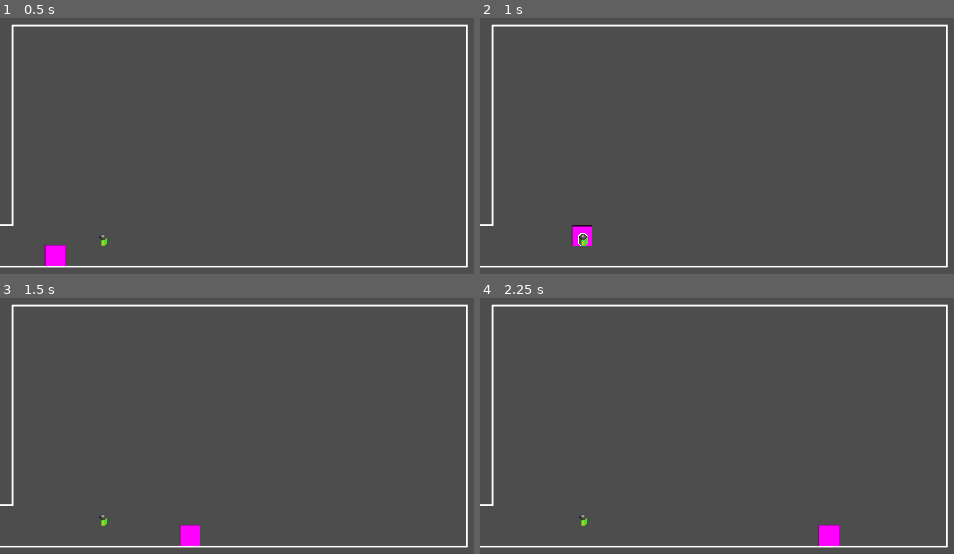
Above: before the commit, frames 1-4 (two rows, left to right).
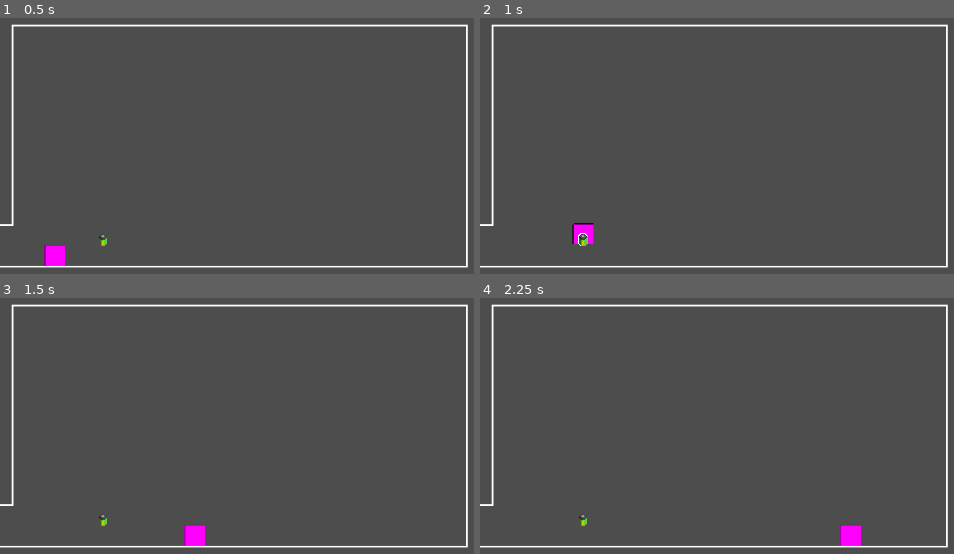
Above: after the commit, the same moments.

Repository: ashtherz/roots
Game: Godot game, scene res://scenes/platformer.tscn
Same seed, same stepped clock (60 frames per second), same inputs: the game is played once before the commit and once after it. This scene is started directly instead of the project's main scene.
Inputs:
- Up to frame 1 (0.5 s): no input
- Up to frame 2 (1 s): tap Enter at 0.5 s; hold Right (ui_right) from 0.53 s (still down); tap Z (Interact, bound only after the commit) at 0.6 s; tap Up (PlatformerJump) at 0.77 s
- Up to frame 3 (1.5 s): keep holding Right (ui_right); tap Z (Interact, bound only after the commit) at 1.35 s
- Up to frame 4 (2.25 s): tap Up (PlatformerJump) at 1.52 s; release Right (ui_right) at 2.03 s; hold Left (ui_left) from 2.03 s (still down); tap Z (Interact, bound only after the commit) at 2.1 s

Frame 1 is identical in both runs. In frame 2, 0.2% of the frame differs, in the area x 19-25%, y 80-90%; in frame 3, 0.2%; in frame 4, 0.7%, in the area x 71-81%, y 88-97%.

Commit message:
final tweaks on platformer controls

Diff:
--- a/game/project.godot
+++ b/game/project.godot
@@ -28,6 +28,12 @@
 , Object(InputEventKey,"resource_local_to_scene":false,"resource_name":"","device":-1,"window_id":0,"alt_pressed":false …(182 unchanged characters)…
 ]
 }
+Interact={
+"deadzone": 0.2,
+"events": [Object(InputEventKey,"resource_local_to_scene":false,"resource_name":"","device":-1,"window_id":0,"alt_pressed":false,"shift_pressed":false,"ctrl_pressed":false,"meta_pressed":false,"pressed":false,"keycode":0,"physical_keycode":90,"key_label":0,"unicode":122,"location":0,"echo":false,"script":null)
+, Object(InputEventKey,"resource_local_to_scene":false,"resource_name":"","device":-1,"window_id":0,"alt_pressed":false,"shift_pressed":false,"ctrl_pressed":false,"meta_pressed":false,"pressed":false,"keycode":0,"physical_keycode":4194309,"key_label":0,"unicode":0,"location":0,"echo":false,"script":null)
+]
+}
 
 [physics]
 
--- a/game/scenes/platformer.tscn
+++ b/game/scenes/platformer.tscn
@@ -81,6 +81,13 @@
 shape = SubResource("RectangleShape2D_gu6s7")
 one_way_collision = true
 
+[node name="StaticBody2D6" type="StaticBody2D" parent="." unique_id=1320716269]
+position = Vector2(707, 487)
+
+[node name="CollisionShape2D" type="CollisionShape2D" parent="StaticBody2D6" unique_id=1649022786]
+shape = SubResource("RectangleShape2D_gu6s7")
+one_way_collision = true
+
 [node name="StaticBody2D2" type="StaticBody2D" parent="." unique_id=462306878]
 position = Vector2(1066, 484)
 
@@ -103,9 +110,16 @@
 one_way_collision = true
 
 [node name="StaticBody2D5" type="StaticBody2D" parent="." unique_id=1608557669]
-position = Vector2(278, 251)
+position = Vector2(170, 251)
 
 [node name="CollisionShape2D" type="CollisionShape2D" parent="StaticBody2D5" unique_id=961605109]
+shape = SubResource("RectangleShape2D_gu6s7")
+one_way_collision = true
+
+[node name="StaticBody2D7" type="StaticBody2D" parent="." unique_id=1875907527]
+position = Vector2(590, 251)
+
+[node name="CollisionShape2D" type="CollisionShape2D" parent="StaticBody2D7" unique_id=1327363521]
 shape = SubResource("RectangleShape2D_gu6s7")
 one_way_collision = true
 
--- a/game/scripts/platformer/interactable_sprite.gd
+++ b/game/scripts/platformer/interactable_sprite.gd
@@ -5,50 +5,53 @@
 
 const INACTIVE_OUTLINE: float = 0.0
 const IN_RANGE_OUTLINE: float = 2.0 # outline width in game pixels
+const IN_RANGE_COLOR: Vector4 = Vector4(1.0, 1.0, 1.0, 1.0)
 
-var normalColor: Vector4 = Vector4(1.0, 1.0, 1.0, 1.0)
-
-func set_normal_color(color: Vector4) -> void:
-	normalColor = color
+# We have enum at home
+var interactionState: String = "INACTIVE"
 
 # Undo the sprite's scale to get the outline size in pixels
 func _outline_size(gamePixels: float) -> float:
 	return gamePixels / absf(global_scale.x)
 
 # state is str and not enum because idk how to make enums work across scripts
-func show_state(state: String) -> void:
-	match state:
+func show_state() -> void:
+	match interactionState:
 		"IN_RANGE":
 			set_instance_shader_parameter("outLineSize", _outline_size(IN_RANGE_OUTLINE))
-			set_instance_shader_parameter("outLineColor", normalColor)
+			set_instance_shader_parameter("outLineColor", IN_RANGE_COLOR)
 		"INACTIVE":
 			set_instance_shader_parameter("outLineSize", INACTIVE_OUTLINE)
-			set_instance_shader_parameter("outLineColor", normalColor)
+			set_instance_shader_parameter("outLineColor", IN_RANGE_COLOR)
 		_:
-			push_warning("Unknown state ", state)
+			push_warning("Unknown state ", interactionState)
 
-func interact() -> bool:
+func interact() -> void:
 	interacted.emit()
-	return true
 
 # The shader can only draw inside the sprite's rect, so grow the drawn region past the
 # texture to leave room for the outline.
 # thank you syrupyy - from spdskatr
 func _pad_region_for_outline() -> void:
-	var texSize: Vector2 = texture.get_size()
+	var tex_size: Vector2 = texture.get_size()
 	var pad: Vector2 = Vector2.ONE * (ceilf(_outline_size(IN_RANGE_OUTLINE)) + 1.0)
 	region_enabled = true
-	region_rect = Rect2(-pad, texSize + pad * 2.0)
+	region_rect = Rect2(-pad, tex_size + pad * 2.0)
 
 func _ready() -> void:
 	_pad_region_for_outline()
-	# %InteractionManager.register_interactable(self)
-	show_state("INACTIVE")
+	show_state()
 
 
 func _on_area_2d_body_entered(body: Node2D) -> void:
-	show_state("IN_RANGE")
+	interactionState = "IN_RANGE"
+	show_state()
 
 
 func _on_area_2d_body_exited(body: Node2D) -> void:
-	show_state("INACTIVE")
+	interactionState = "INACTIVE"
+	show_state()
+
+func _physics_process(delta: float) -> void:
+	if interactionState == "IN_RANGE" and Input.is_action_just_pressed("Interact"):
+		interact()
--- a/game/scripts/platformer/player.gd
+++ b/game/scripts/platformer/player.gd
@@ -1,19 +1,24 @@
 extends CharacterBody2D
 
 
-const MAX_SPEED = 600.0
-const JUMP_SPEED = -450.0
+const MAX_SPEED = 700.0
+const JUMP_SPEED = -600.0
 
 const GRAVITY : float = 2
-const FLOATINESS : float = 0.4
+const FLOATINESS : float = 0.8
+
+const BASE_ACCEL : float = 400
 const NOT_ON_FLOOR_PENALTY : float = 0.25
-const BASE_ACCEL : float = 400
 const START_ACCEL_FACTOR : float = 4
+
 const DECEL : float = BASE_ACCEL * START_ACCEL_FACTOR
 const AIR_RESISTANCE : float = 0.2
 const MAX_AIR_DECEL : float = MAX_SPEED * 0.15
-const JUMP_PERIOD : float = 0.08
-const COYOTE_TIME : float = 0.7  # approx 2 physics frames
+
+const JUMP_PERIOD : float = 0.1
+const COYOTE_TIME : float = 0.07  # approx 2 physics frames
+const JUMP_HEIGHT_PENALTY_THRESHOLD : float = MAX_SPEED * 0.5
+const SPEED_JUMP_HEIGHT_PENALTY : float = 0.4 # Fast -> jump less high
 
 # Speed management
 var speed_x : float = 0.0
@@ -47,7 +52,9 @@
 
 	if jumping:
 		var jump_delta = min(delta, JUMP_PERIOD - jump_time)
-		velocity.y += JUMP_SPEED * jump_delta / JUMP_PERIOD
+		# Penalty: If you are moving fast, you can't jump as high
+		var jump_penalty = 1 - pow(clamp((abs(velocity.x) - JUMP_HEIGHT_PENALTY_THRESHOLD) / MAX_SPEED, 0, 1), 0.3) * SPEED_JUMP_HEIGHT_PENALTY
+		velocity.y += JUMP_SPEED * jump_penalty * jump_delta / JUMP_PERIOD
 	else:
 		# Fall due to gravity
 		var grav_factor : float = FLOATINESS if Input.is_action_pressed("PlatformerJump") else 1.0
